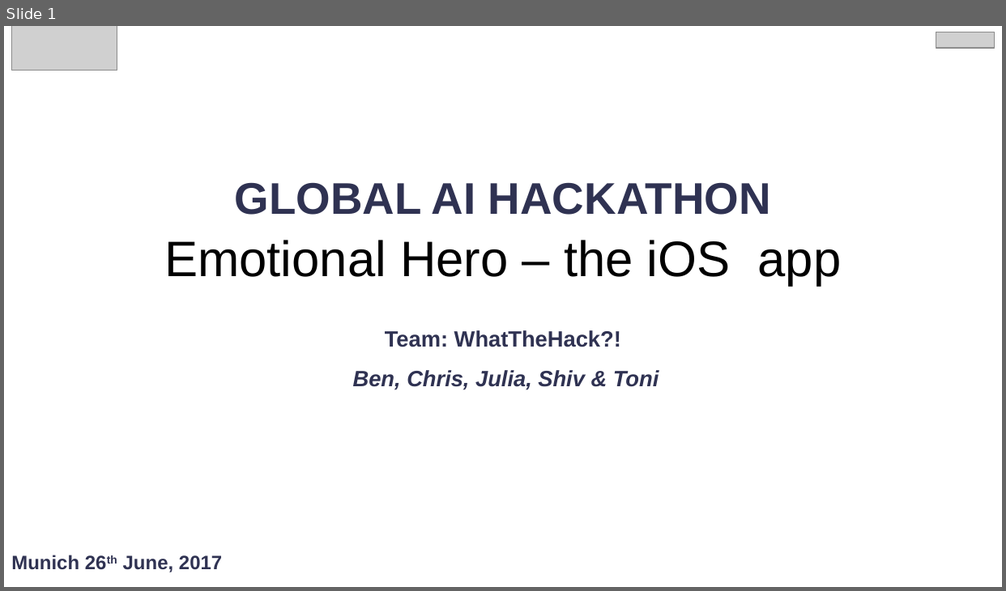
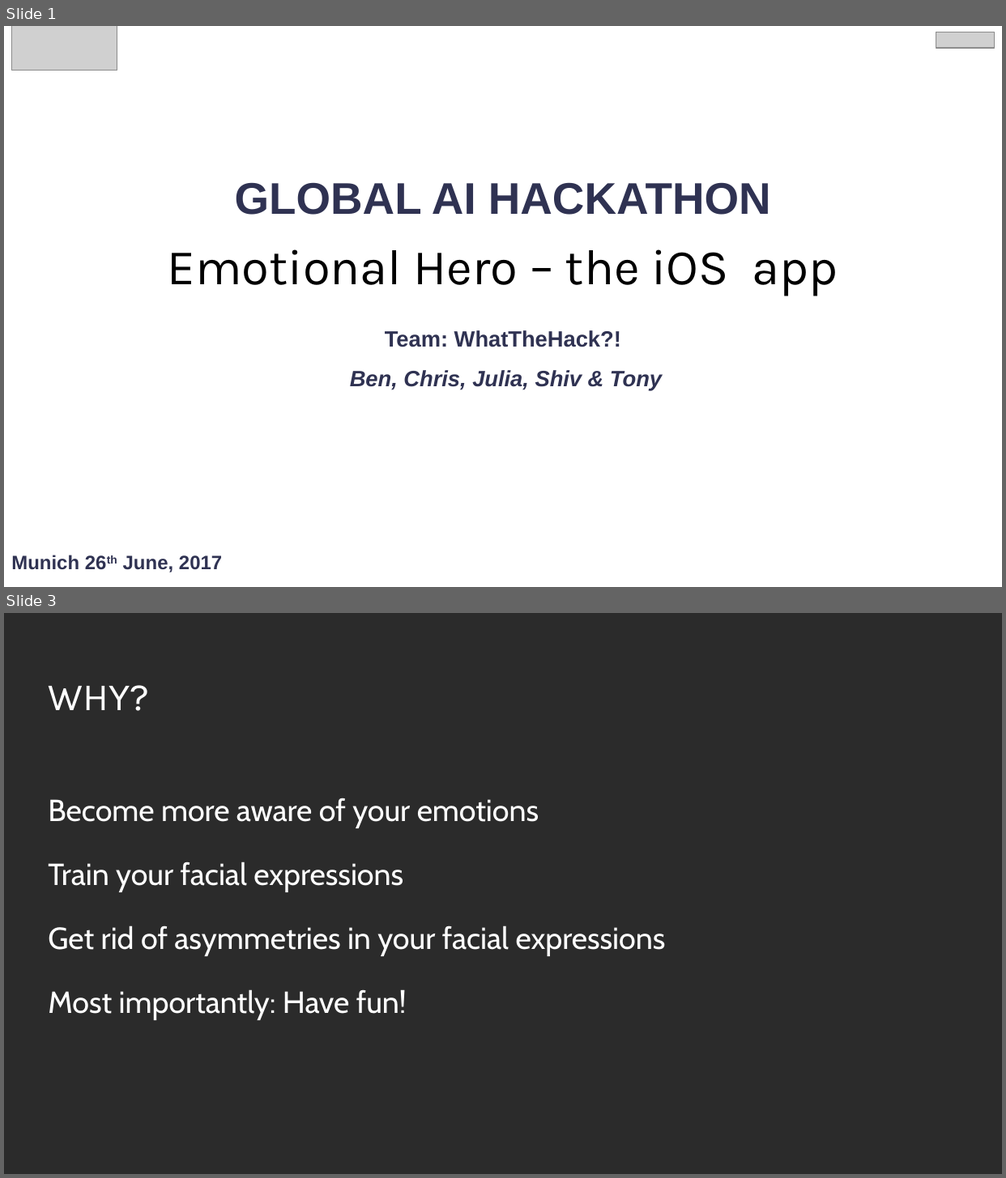
Before and after one commit to b3nk4n/AI-Hackathon, a slide deck: docs/AI Hackathon - Presentation.pptx. Shown one above the other, each under a label of ours: slide 1 before the commit, slides 1 and 3 after it; the slides between them are not shown. The pictures are 1006x591 and 1006x1178 pixels, drawn with LibreOffice and Linux fonts; fonts in the diff are those of the drawing; grey boxes stand for pictures; background and template pictures are left out; a plain dark background stands for a picture behind light text. Boxes give left, top, right and bottom in pixels: in the first picture for what was removed or moved away, otherwise in the second. Text is boxed around its words. In the diff, an @@ line names an element or a change of style, - is before the commit and + after.

```diff
--- a/docs/AI Hackathon - Presentation.pptx
+++ b/docs/AI Hackathon - Presentation.pptx
@@ slide 3 added at <box>4,613,1002,1174</box>, background picture (left out) @@
@@ title added at <box>48,685,149,711</box>, 28 pt, text #FFFFFF @@
+WHY?
@@ text added at <box>48,798,666,1020</box>, 22 pt, text #FFFFFF @@
+Become more aware of your emotions
+Train your facial expressions
+Get rid of asymmetries in your facial expressions
+Most importantly: Have fun!
@@ slide 1 changed as well @@
@@ text "Emotional Hero – the iOS ...": place and size @@
-text "Emotional Hero – the iOS ..." at <box>164,240,842,286</box>
+text "Emotional Hero – the iOS ..." at <box>168,250,838,297</box>
@@ text "Emotional Hero – the iOS ..." at <box>168,250,838,297</box>: font Arial to Karla @@
@@ text at <box>350,370,662,391</box>: text changed @@
-Ben, Chris, Julia, Shiv & Toni
+Ben, Chris, Julia, Shiv & Tony
```
Also in this commit, not shown: 4 other slides added, 3 slides removed.
